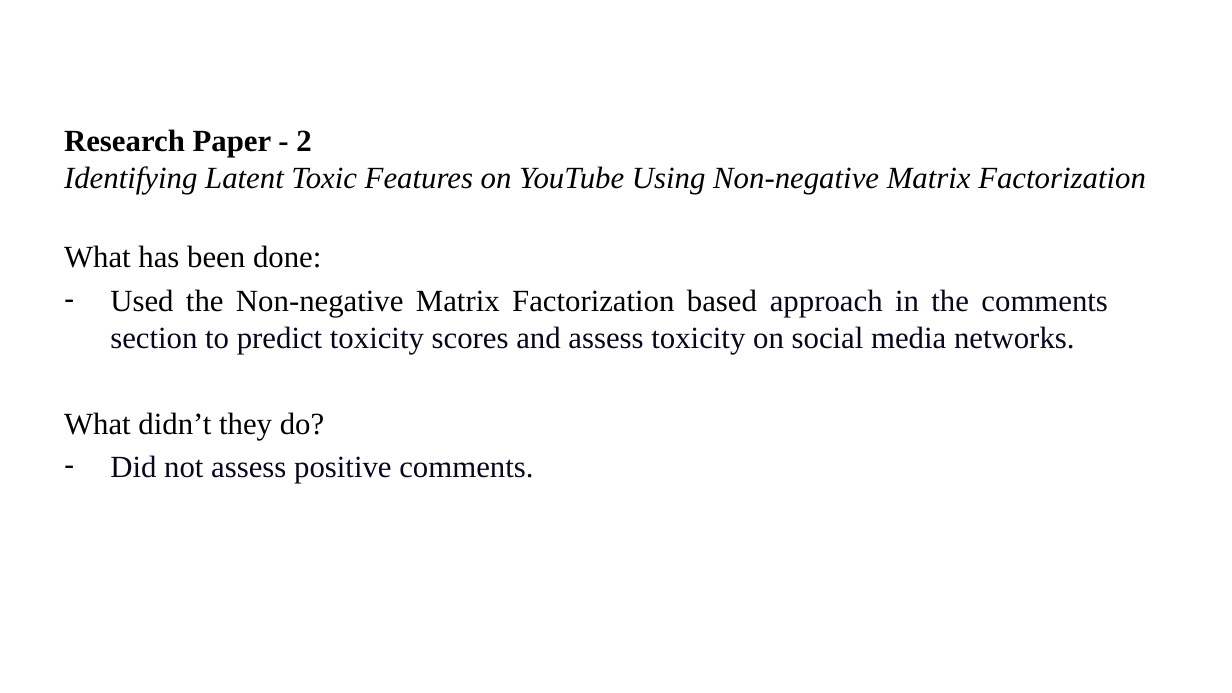
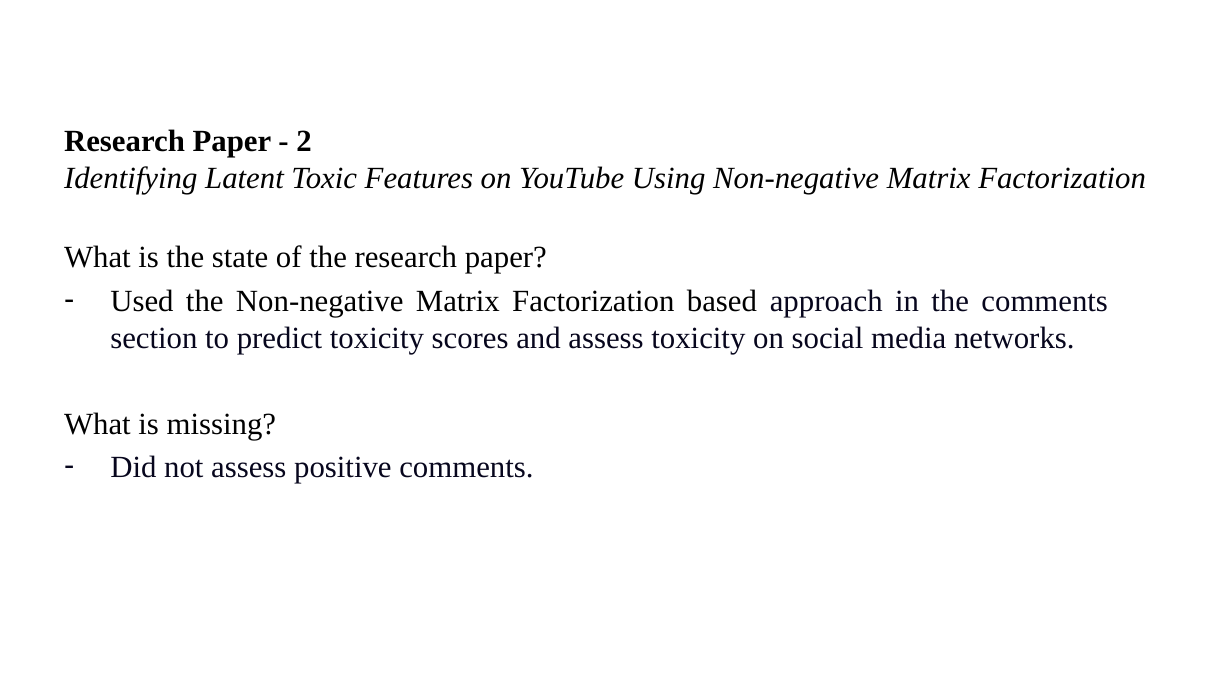
Before and after one commit to VamshiKrishna-1/Youtube_Video_Analysis_and_Prediction, a slide deck: slide 5 of Phase1 .pptx. Drawn at 1232x693 pixels with LibreOffice and Linux fonts; fonts in the diff are those of the drawing; background and template pictures are left out. Boxes give left, top, right and bottom in pixels: in the first picture for what was removed or moved away, otherwise in the second. Text is boxed around its words. In the diff, an @@ line names an element or a change of style, - is before the commit and + after.

```diff
--- a/Phase1 .pptx
+++ b/Phase1 .pptx
@@ text at (64, 245, 547, 274): text changed @@
-What has been done:
+What is the state of the research paper?
@@ text at (64, 412, 276, 440): text changed @@
-What didn’t they do?
+What is missing?
```
Also in this commit, not shown: 6 other slides changed, 2 slides added.
